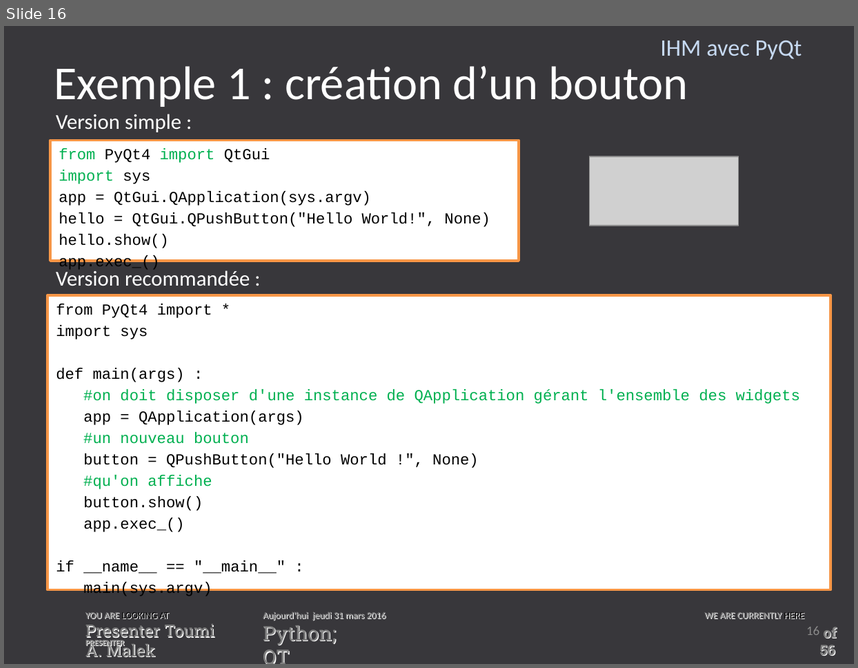
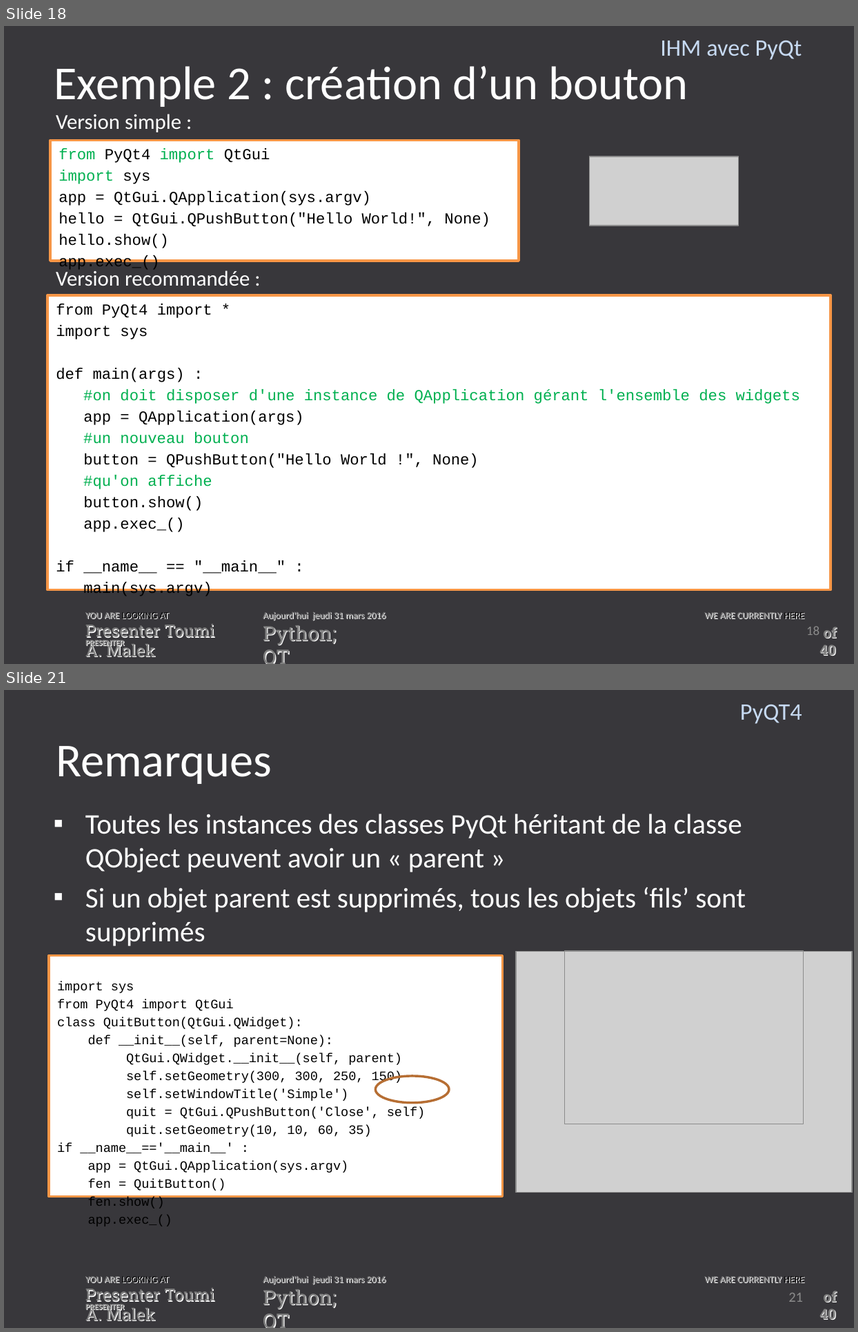
Before and after one commit to toumiab/Trans_python, a slide deck: Les_transparent/IHM_Python.pptx. Shown one above the other, each under a label of ours: slide 16 before the commit, slides 18 and 21 after it; the slides between them are not shown. The pictures are 858x668 and 858x1332 pixels, drawn with LibreOffice and Linux fonts; fonts in the diff are those of the drawing; grey boxes stand for pictures; background and template pictures are left out. Boxes give left, top, right and bottom in pixels: in the first picture for what was removed or moved away, otherwise in the second. Text is boxed around its words. In the diff, an @@ line names an element or a change of style, - is before the commit and + after.

```diff
--- a/Les_transparent/IHM_Python.pptx
+++ b/Les_transparent/IHM_Python.pptx
@@ slide 21 added at bbox=[4, 690, 854, 1328], background #38373B; not listed: 7 template elements that a slide beside it also shows @@
@@ text added at bbox=[740, 704, 802, 724], 20 pt, text #C6D9F1 @@
+PyQT4
@@ title added at bbox=[56, 746, 272, 784], 40 pt, text #FFFFFF @@
+Remarques
@@ text added at bbox=[85, 814, 746, 946], 24 pt, text #FFFFFF @@
+▪ Toutes les instances des classes PyQt héritant de la classe QObject peuvent avoir un « parent »
+▪ Si un objet parent est supprimés, tous les objets ‘fils’ sont supprimés
@@ rectangle added at bbox=[49, 955, 503, 1196], fill #FFFFFF, outline #F79646 2 pt, 10.8 pt, text #000000 @@
+import sys
+from PyQt4 import QtGui
+class QuitButton(QtGui.QWidget):
+def __init__(self, parent=None):
+QtGui.QWidget.__init__(self, parent)
+self.setGeometry(300, 300, 250, 150)
+self.setWindowTitle('Simple')
+quit = QtGui.QPushButton('Close', self)
+quit.setGeometry(10, 10, 60, 35)
+if __name__=='__main__' :
+app = QtGui.QApplication(sys.argv)
+fen = QuitButton()
+fen.show()
+app.exec_()
@@ picture added at bbox=[516, 951, 851, 1192] @@
@@ picture added at bbox=[564, 951, 803, 1123] @@
@@ ellipse added at bbox=[375, 1076, 450, 1103], outline #B76F34 2 pt @@
@@ page number added at bbox=[789, 1292, 803, 1301], 12 pt, text #8C8C8C @@
+21
@@ what was slide 16 is now slide 18 @@
@@ slide 18 changed as well @@
@@ title at bbox=[54, 66, 688, 107]: text changed @@
-Exemple 1 : création d’un bouton
+Exemple 2 : création d’un bouton
@@ page number at bbox=[806, 626, 820, 635]: text changed @@
-16
+18
@@ text at bbox=[820, 626, 836, 655]: text changed @@
-of 56
+of 40
```
Also in this commit, not shown: 19 other slides changed, 19 other slides added, 6 slides removed, 1 other file.
